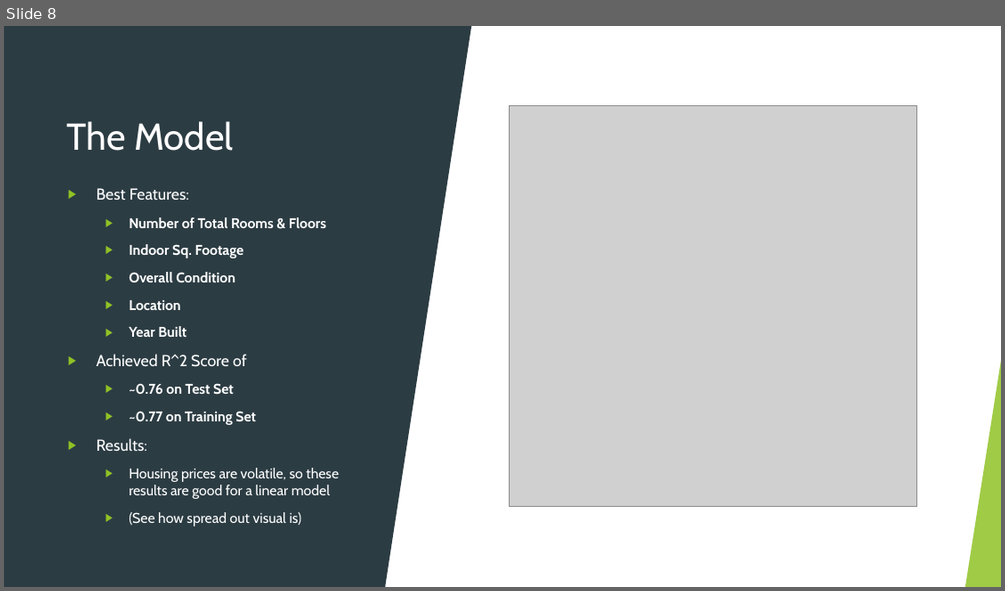
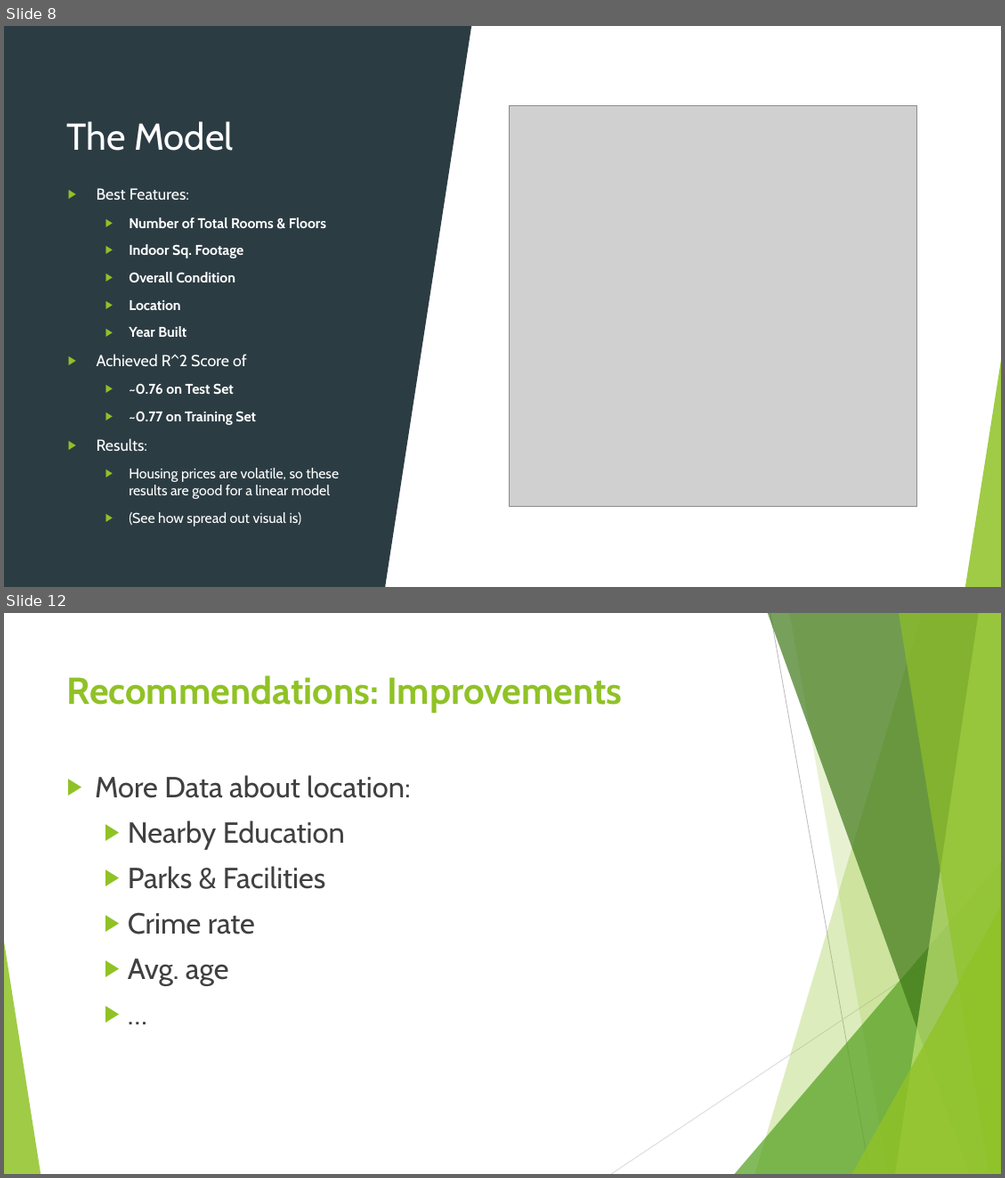
Before and after one commit to arcaputo3/dsc-1-final-project-online-ds-sp-000, a slide deck: Linear Regression Modeling.pptx. Shown one above the other, each under a label of ours: slide 8 before the commit, slides 8 and 12 after it; the slides between them are not shown. The pictures are 1005x591 and 1005x1178 pixels, drawn with LibreOffice and Linux fonts; fonts in the diff are those of the drawing; grey boxes stand for pictures. Boxes give left, top, right and bottom in pixels: in the first picture for what was removed or moved away, otherwise in the second. Text is boxed around its words. In the diff, an @@ line names an element or a change of style, - is before the commit and + after.

```diff
--- a/Linear Regression Modeling.pptx
+++ b/Linear Regression Modeling.pptx
@@ slide 12 added at [4, 613, 1001, 1174], background #FFFFFF; not listed: 10 template elements that a slide beside it also shows @@
@@ title added at [67, 675, 622, 713], 36 pt, text #90C226, bold @@
+Recommendations: Improvements
@@ text added at [95, 775, 410, 986], 28 pt, text #404040 @@
+▶ More Data about location:
+  ▶ Nearby Education
+  ▶ Parks & Facilities
+  ▶ Crime rate
+  ▶ Avg. age
+  ▶ …
```
Also in this commit, not shown: 2 slides changed, 2 other slides added, 2 other files.
